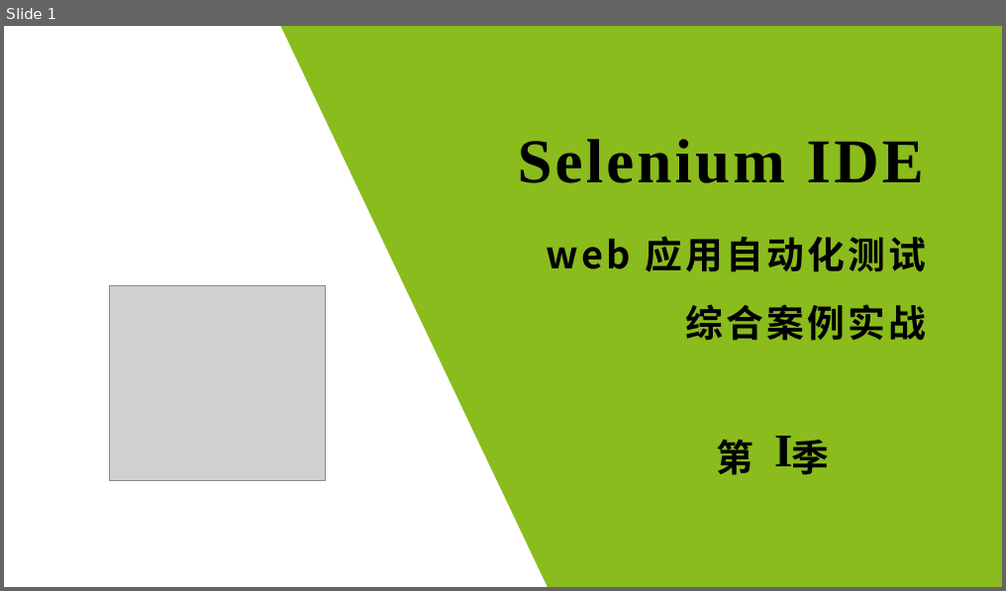
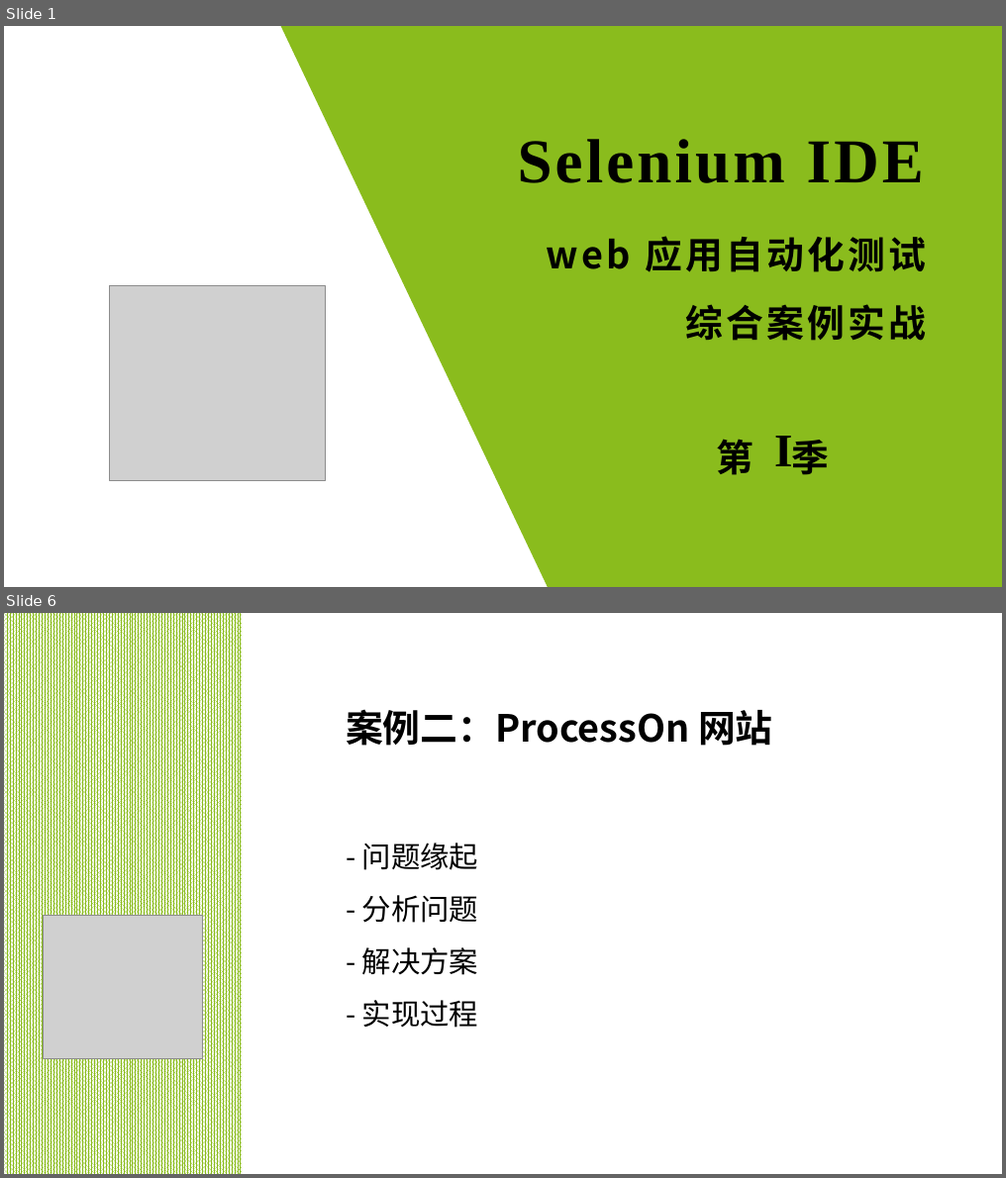
Before and after one commit to wangding/courses, a slide deck: seIDEPracticeCase/Season01.pptx. Shown one above the other, each under a label of ours: slide 1 before the commit, slides 1 and 6 after it; the slides between them are not shown. The pictures are 1006x591 and 1006x1178 pixels, drawn with LibreOffice and Linux fonts; fonts in the diff are those of the drawing; grey boxes stand for pictures. Boxes give left, top, right and bottom in pixels: in the first picture for what was removed or moved away, otherwise in the second. Text is boxed around its words. In the diff, an @@ line names an element or a change of style, - is before the commit and + after.

```diff
--- a/seIDEPracticeCase/Season01.pptx
+++ b/seIDEPracticeCase/Season01.pptx
@@ slide 6 added at (x1=4, y1=613, x2=1002, y2=1174), background #FFFFFF @@
@@ rectangle added at (x1=4, y1=613, x2=242, y2=1174), fill pattern #8ABC1D on #FFFFFF @@
@@ text added at (x1=346, y1=709, x2=773, y2=746), 36 pt, text #000000, bold @@
+案例二：ProcessOn 网站
@@ text added at (x1=362, y1=843, x2=478, y2=1028), 28 pt, text #000000 @@
+- 问题缘起
+- 分析问题
+- 解决方案
+- 实现过程
@@ picture added at (x1=43, y1=915, x2=202, y2=1059) @@
```
Also in this commit, not shown: 1 slide changed, 6 other slides added, 3 slides removed.
